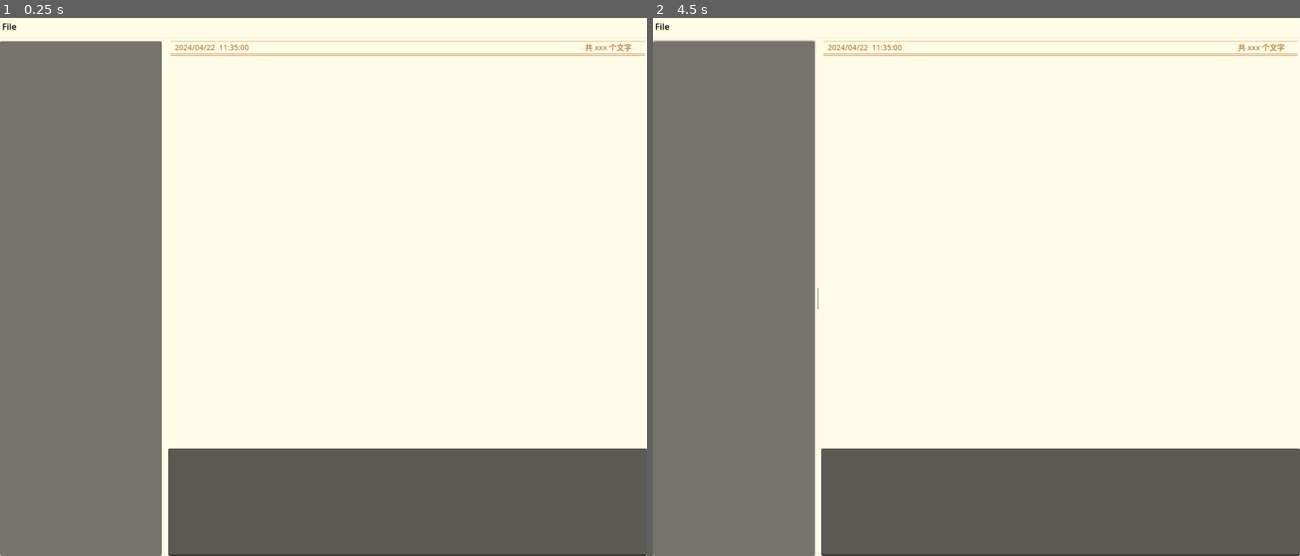
Above: before the commit, frames 1-2 (left to right).
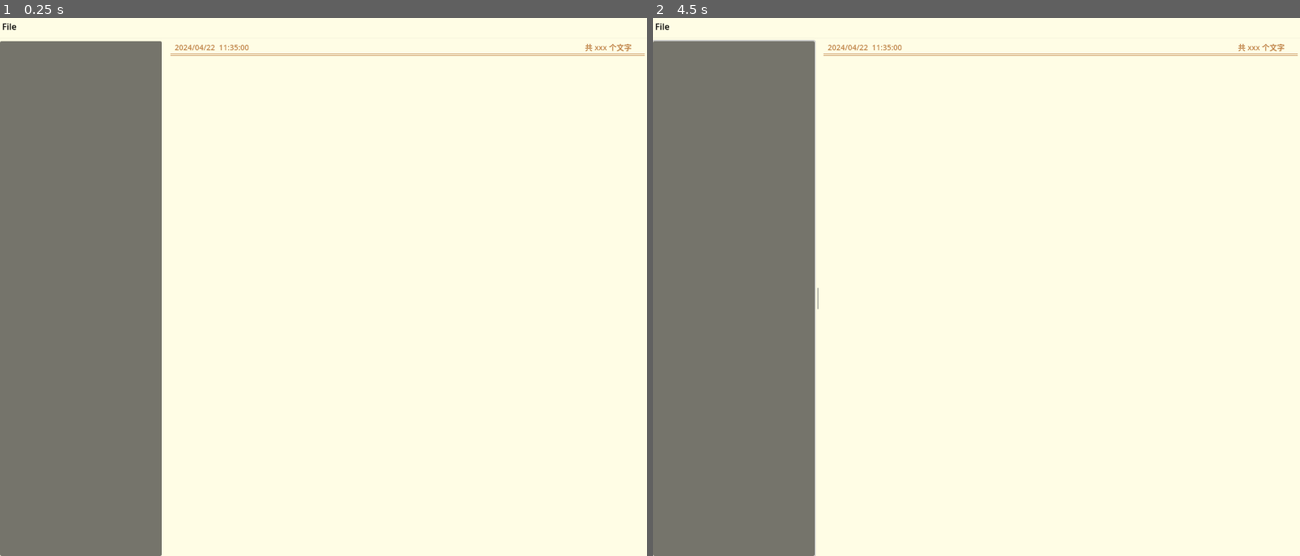
Above: after the commit, the same moments.

Repository: LaoDie1/godot-markdown-editor
Game: Godot game, scene res://src/scene/main.tscn
The game is run twice, just before and just after one commit, with the same random seed, the same clock (stepped at 60 frames per second) and the same inputs.
Inputs (mouse positions are in pixels of both pictures, inside the frame that each line leads up to):
- Up to frame 1 (0.25 s): no input
- Up to frame 2 (4.5 s): tap Enter at 0.5, 2, 3.5, 3.6 s; drag from (1060, 61) to (1041, 168) at 0.52 s; tap Space at 1.25, 2.75, 4.25 s; drag from (847, 313) to (944, 394) at 1.27 s; move the mouse to (1041, 168) at 2.02 s; hold Shift 2.03-2.75 s; drag from (944, 394) to (782, 206) at 2.77 s; move the mouse to (1170, 367) at 3.52 s; hold S 3.53-4.25 s; drag from (782, 206) to (879, 152) at 4.27 s

The runs differ from the first frame. In frame 1, 15% of the frame differs, in the area x 26-100%, y 4-100%; in frame 2, 15%.

Commit message:
添加分隔线

Diff:
--- a/src/scene/document_canvas/document_canvas.gd
+++ b/src/scene/document_canvas/document_canvas.gd
@@ -63,7 +63,6 @@
 	line_offset_point += top_item_left.get_total_height( -1 ) + 2
 
 	# 顶部分割线
-	_draw_separation_line(1, Config.accent_color)
 	_draw_separation_line(line_offset_point, Config.accent_color)
 	line_offset_point += 3
 	_draw_separation_line(line_offset_point, Config.accent_color)
@@ -166,7 +165,7 @@
 func _edit_line(item: LineItem):
 	text_edit.visible = true
 	text_edit.custom_minimum_size.x = get_width() + 2
-	text_edit.custom_minimum_size.y = item.get_total_height(get_width())
+	text_edit.custom_minimum_size.y = item.get_total_height(get_width()) + 2
 	text_edit.text = item.origin_text.substr(0, item.origin_text.length())
 	text_edit.get_parent_control().position = Vector2(0, item.line_y_point + 1) # 设置位置
 
--- a/src/scene/document_canvas/line_item.gd
+++ b/src/scene/document_canvas/line_item.gd
@@ -16,6 +16,7 @@
 	"-": PName.LineType.Colon,
 	"*": PName.LineType.Colon,
 	">": PName.LineType.Quote,
+	"---": PName.LineType.SeparationLine,
 }
 
 static var _incr_id : int = 0: # 自增行。每次创建一个当前类的对象，则会自增1
@@ -81,17 +82,20 @@
 ## 处理 md 文件内容
 func handle_md():
 	var tmp = origin_text.strip_edges(true, false)
-	var idx = tmp.find(" ")
 	text = origin_text
 	type = PName.LineType.Normal
+	line_margin = Margin.new()
 
-	var type_string : String
-	if idx > -1:
-		type_string = origin_text.substr(0, idx)
-	if MD_TYPE_STRING_DICT.has(type_string):
-		type = MD_TYPE_STRING_DICT[type_string]
-		text = origin_text.substr(idx + 1)
-	line_margin.left = 0
+	if origin_text.strip_edges().begins_with("---"):
+		self.type = PName.LineType.SeparationLine
+	else:
+		var idx = tmp.find(" ")
+		var type_string : String
+		if idx > -1:
+			type_string = origin_text.substr(0, idx)
+		if MD_TYPE_STRING_DICT.has(type_string):
+			type = MD_TYPE_STRING_DICT[type_string]
+			text = origin_text.substr(idx + 1)
 
 	match type:
 		PName.LineType.Normal:
@@ -141,6 +145,10 @@
 			canvas.draw_rect(Rect2(p + Vector2(8, 0), Vector2(width - 8, height)), Color(0.498039, 1, 0, 0.3), true)
 			canvas.draw_rect(Rect2(p, Vector2(8, height)), Color.CHARTREUSE, true)
 
+		PName.LineType.SeparationLine:
+			canvas.draw_line( Vector2(0, pos.y - 4), Vector2(width, pos.y - 4), Color(0,0,0,0.15), 1)
+			return
+
 	pos.y -= line_margin.bottom
 
 	canvas.draw_multiline_string(
--- a/src/scene/main.tscn
+++ b/src/scene/main.tscn
@@ -86,6 +86,7 @@
 
 [node name="DebugEditor" type="TextEdit" parent="VBoxContainer/HSplitContainer/MarginContainer/Right"]
 unique_name_in_owner = true
+visible = false
 custom_minimum_size = Vector2(0, 200)
 layout_mode = 2
 editable = false
--- a/src/script/p_name.gd
+++ b/src/script/p_name.gd
@@ -17,6 +17,7 @@
 	Checkbox, ## 复选框
 	Quote, ## 引用
 	Tag, ## 标签
+	SeparationLine, ## 分隔线
 
 	Tile_Larger = 20001, ## 大标题
 	Tile_Medium, ## 中等标题
Not shown, changed: addons/git_plugin/src/icon.tres
